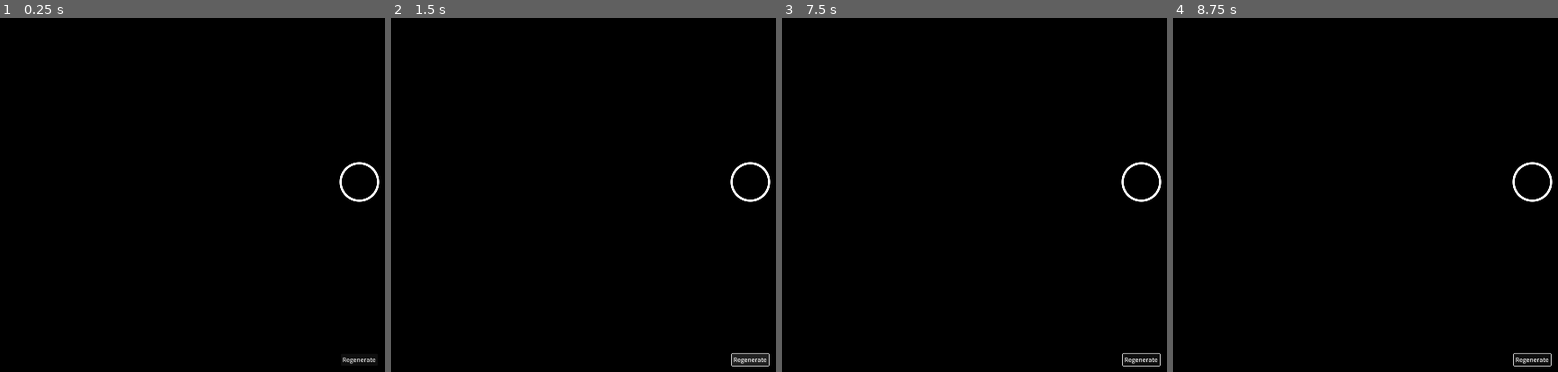
Above: before the commit, frames 1-4 (left to right).
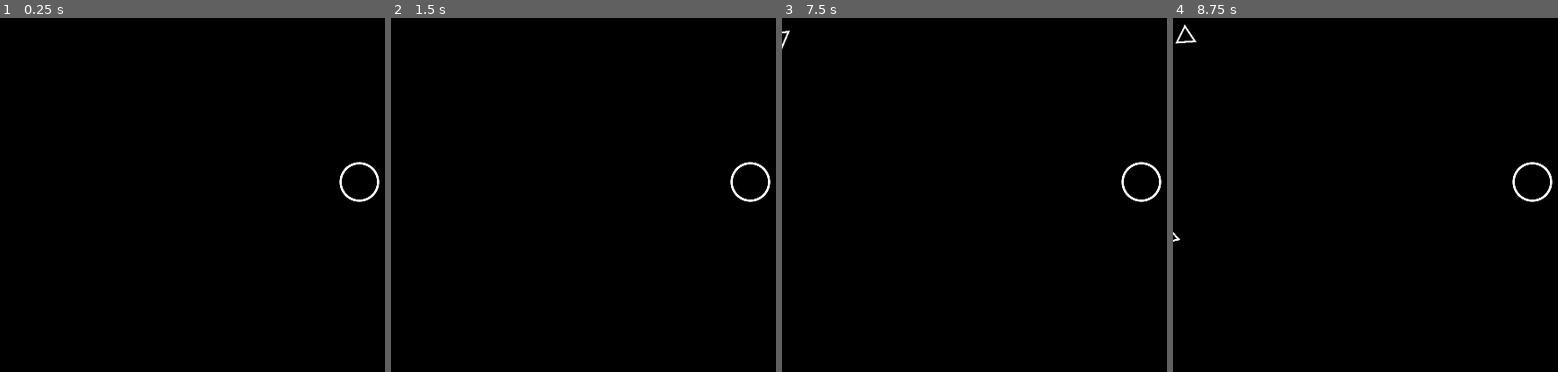
Above: after the commit, the same moments.

Repository: paceyn/art_coding_u24_interactive_simulation
Game: Godot game, scene res://main.tscn
Same seed, same stepped clock (60 frames per second), same inputs: the game is played once before the commit and once after it.
Inputs (mouse positions are in pixels of both pictures, inside the frame that each line leads up to):
- Up to frame 1 (0.25 s): no input
- Up to frame 2 (1.5 s): click (749, 361) at 0.5 s, where only the run before the commit has a clickable "Regenerate"; click (749, 361) at 1.25 s, where only the run before the commit has a clickable "Regenerate"
- Up to frame 3 (7.5 s): click (1140, 361) at 2 s, where only the run before the commit has a clickable "Regenerate"; tap Enter at 2.75, 4.25, 5.75 s; move the mouse to (1140, 180) at 2.77 s; click (1140, 180) at 2.92 s; tap Space at 3.5, 5, 6.5 s; move the mouse to (997, 202) at 3.52 s; click (997, 202) at 3.67 s; move the mouse to (outside the picture) at 4.27 s; click (outside the picture) at 4.42 s; move the mouse to (1105, 262) at 5.02 s; click (1105, 262) at 5.17 s; move the mouse to (outside the picture) at 5.77 s; click (outside the picture) at 5.92 s; move the mouse to (924, 120) at 6.52 s; click (924, 120) at 6.67 s; move the mouse to (outside the picture) at 7.27 s; click (outside the picture) at 7.42 s
- Up to frame 4 (8.75 s): move the mouse to (1423, 81) at 8.02 s; click (1423, 81) at 8.17 s

The runs differ from the first frame. In frame 1, less than 0.1% of the frame differs, in the area x 89-98%, y 95-98%; in frame 2, 0.4%, in the area x 88-99%, y 94-99%; in frame 3, 0.2%; in frame 4, 0.3%.

Commit message:
Ready for presentation

Diff:
--- a/CentralCircle.gd
+++ b/CentralCircle.gd
@@ -12,12 +12,18 @@
 
 func _unhandled_input(event):
 	if event is InputEventMouseMotion and held:
+		PhysicsServer2D.body_set_state(
+			get_rid(),
+			PhysicsServer2D.BODY_STATE_TRANSFORM,
+			transform.translated(event.relative)
+		)
 		translate(event.relative)
+		linear_velocity = Vector2.ZERO
 	if event is InputEventMouseButton and not event.pressed:
 		held = false
 
 
-func _input_event(viewport, event, shape_idx):
+func _input_event(_viewport, event, _shape_idx):
 	if event is InputEventMouseButton and event.button_index == MOUSE_BUTTON_LEFT and event.pressed:
 		held = true
 
@@ -28,6 +34,6 @@
 
 
 # Called every frame. 'delta' is the elapsed time since the previous frame.
-func _process(delta):
+func _process(_delta):
 	if not held:
-		apply_central_force(-position)
+		apply_central_force(-1000 * position)
--- /dev/null
+++ b/FloatingShape.gd
@@ -0,0 +1,49 @@
+extends RigidBody2D
+
+var visual
+var outline
+var hitbox
+
+var initial_y = null
+var package = null
+
+func _integrate_forces(state):
+	if package != null:
+		state.transform = Transform2D(package[1], Vector2(-1000, package[0]))
+		state.linear_velocity = package[2]
+		state.angular_velocity = package[3]
+	package = null
+
+
+func _ready():
+	visual = $Visual
+	outline = $Outline
+	hitbox = $Hitbox
+
+	var points = []
+
+	var radius = get_parent().radius
+	var point_count = get_parent().point_count
+
+	visual.polygon.resize(point_count)
+	outline.points.resize(point_count)
+	hitbox.polygon.resize(point_count)
+
+	for i in range(point_count):
+		var theta = 2 * PI * i / point_count
+		points.append(Vector2(radius * cos(theta), radius * sin(theta)))
+
+	var points_packed = PackedVector2Array(points)
+
+	visual.polygon = points_packed.duplicate()
+	outline.points = points_packed.duplicate()
+	hitbox.polygon = points_packed.duplicate()
+
+	position = Vector2(-1000, initial_y)
+
+
+func _process(delta):
+	get_parent().opacity -= 0.02 * delta
+
+	visual.color = Color(0, 0, 0, get_parent().opacity)
+	outline.default_color = Color(1, 1, 1, get_parent().opacity)
--- /dev/null
+++ b/FloatingShapeBody.gd
@@ -0,0 +1,6 @@
+extends Node2D
+
+@export var radius = 50
+@export var point_count = 4
+
+var opacity = 1
--- /dev/null
+++ b/floating_shape.tscn
@@ -0,0 +1,24 @@
+[gd_scene load_steps=3 format=3 uid="uid://bb6s3wu3qm6bu"]
+
+[ext_resource type="Script" path="res://FloatingShape.gd" id="1_7vxdv"]
+[ext_resource type="Script" path="res://FloatingShapeBody.gd" id="1_x6k8r"]
+
+[node name="FloatingShape" type="Node2D"]
+script = ExtResource("1_x6k8r")
+
+[node name="ShapeBody" type="RigidBody2D" parent="."]
+linear_damp_mode = 1
+angular_damp_mode = 1
+script = ExtResource("1_7vxdv")
+
+[node name="Visual" type="Polygon2D" parent="ShapeBody"]
+color = Color(0, 0, 0, 0)
+antialiased = true
+
+[node name="Outline" type="Line2D" parent="ShapeBody"]
+closed = true
+width = 5.0
+default_color = Color(1, 1, 1, 0)
+antialiased = true
+
+[node name="Hitbox" type="CollisionPolygon2D" parent="ShapeBody"]
--- /dev/null
+++ b/main.gd
@@ -0,0 +1,34 @@
+extends Node2D
+
+@export var probability = 0.005
+
+@export var min_radius = 25
+@export var max_radius = 50
+
+@export var min_point_count = 3
+@export var max_point_count = 6
+
+var shapes = []
+var random
+
+
+func _ready():
+	random = RandomNumberGenerator.new()
+
+
+func _process(_delta):
+	if (random.randf() < probability):
+		shapes.append(load("res://floating_shape.tscn").instantiate())
+		shapes[-1].radius = random.randf_range(min_radius, max_radius)
+		shapes[-1].point_count = min_point_count + (randi() % (max_point_count - min_point_count))
+
+		var initial_y = random.randf_range(-400, 400)
+
+		shapes[-1].get_node("ShapeBody").package = [initial_y, random.randf_range(0, 360), Vector2(random.randf_range(20, 40), random.randf_range(-10, 10)), random.randf_range(-5, 5)]
+		shapes[-1].get_node("ShapeBody").initial_y = initial_y
+		add_child(shapes[-1])
+
+	if shapes.size() > 0:
+		if shapes[0].opacity < 0:
+			shapes[0].queue_free()
+			shapes.pop_front()
--- a/main.tscn
+++ b/main.tscn
@@ -1,7 +1,14 @@
-[gd_scene load_steps=8 format=3 uid="uid://quky2wkdc58c"]
+[gd_scene load_steps=10 format=3 uid="uid://quky2wkdc58c"]
 
 [ext_resource type="Script" path="res://CentralCircle.gd" id="1_jq000"]
+[ext_resource type="Script" path="res://main.gd" id="1_pngqx"]
 [ext_resource type="Script" path="res://TetherLine.gd" id="2_lf0m1"]
+
+[sub_resource type="Environment" id="Environment_071kt"]
+background_mode = 3
+glow_enabled = true
+glow_bloom = 0.05
+glow_blend_mode = 0
 
 [sub_resource type="VisualShader" id="VisualShader_fj504"]
 code = "shader_type spatial;
@@ -24,6 +31,10 @@
 [sub_resource type="CircleShape2D" id="CircleShape2D_nir6v"]
 
 [node name="Main" type="Node2D"]
+script = ExtResource("1_pngqx")
+
+[node name="WorldEnvironment" type="WorldEnvironment" parent="."]
+environment = SubResource("Environment_071kt")
 
 [node name="MainCamera" type="Camera2D" parent="."]
 
@@ -42,20 +53,20 @@
 grow_vertical = 2
 texture = SubResource("GradientTexture1D_j8yv7")
 
-[node name="ResetButton" type="Button" parent="."]
-offset_left = -49.0
-offset_top = 460.0
-offset_right = 49.0
-offset_bottom = 492.0
-text = "Regenerate"
-
 [node name="TetherLine" type="Line2D" parent="."]
 points = PackedVector2Array(0, 0, 0, 0)
+joint_mode = 2
+begin_cap_mode = 2
+antialiased = true
 script = ExtResource("2_lf0m1")
 
 [node name="CentralCircle" type="RigidBody2D" parent="TetherLine"]
 z_index = 1
 input_pickable = true
+mass = 1000.0
+lock_rotation = true
+linear_damp_mode = 1
+linear_damp = 0.5
 script = ExtResource("1_jq000")
 
 [node name="Hitbox" type="CollisionShape2D" parent="TetherLine/CentralCircle"]
--- a/project.godot
+++ b/project.godot
@@ -27,6 +27,7 @@
 3d/default_gravity_vector=Vector3(0, 0, 0)
 2d/default_gravity=0.0
 2d/default_gravity_vector=Vector2(0, 0)
+2d/default_linear_damp=0.0
 
 [rendering]
 
